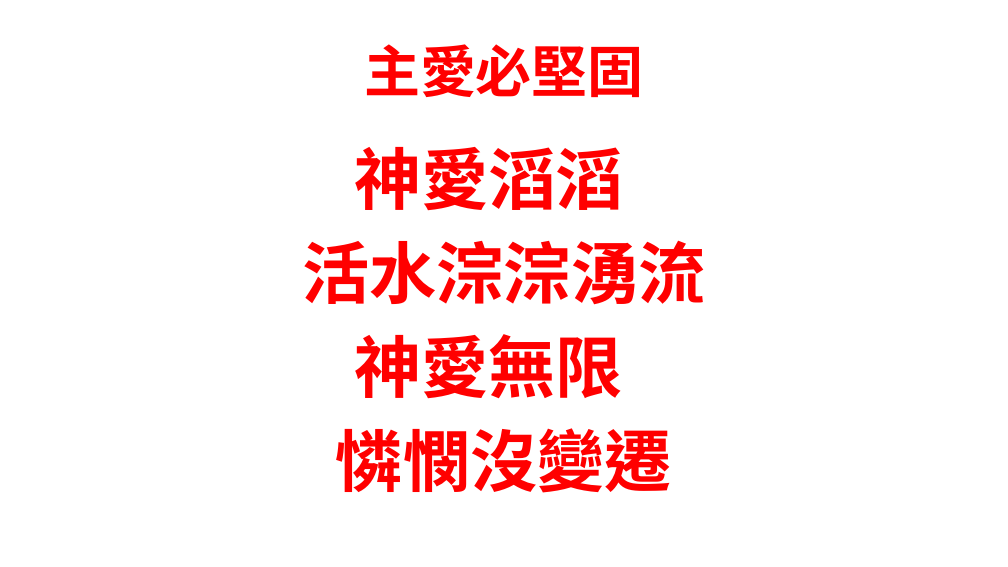
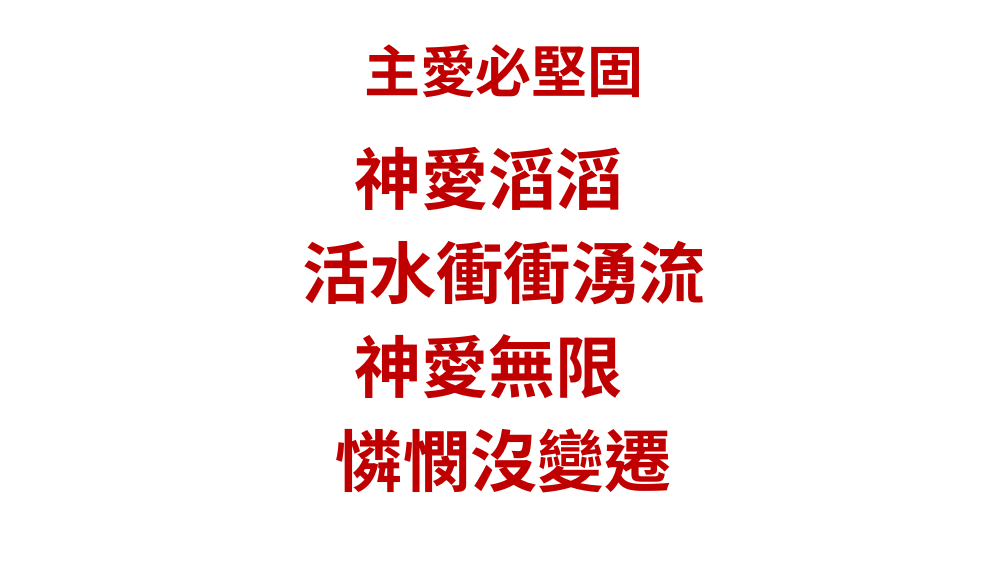
Before and after one commit to batisuoc/bible-school, a slide deck: slide 1 of 2019/9月.pptx. Drawn at 1008x567 pixels with LibreOffice and Linux fonts; fonts in the diff are those of the drawing; background and template pictures are left out. Boxes give left, top, right and bottom in pixels: in the first picture for what was removed or moved away, otherwise in the second. Text is boxed around its words. In the diff, an @@ line names an element or a change of style, - is before the commit and + after.

Commit message:
Update ppts

```diff
--- a/2019/9月.pptx
+++ b/2019/9月.pptx
@@ title "主愛必堅固" at (364, 44, 644, 97): text colour #FF0000 to #C00000 @@
@@ text at (336, 147, 672, 493): text colour #FF0000 to #C00000 in "神愛滔滔", "神愛無限", "憐憫沒變遷" @@
@@ text at (302, 240, 705, 305): text changed; text colour #FF0000 to #C00000 @@
-活水淙淙湧流
+活水衝衝湧流
```
Also in this commit, not shown: 1 other slide changed, 6 slides added.
